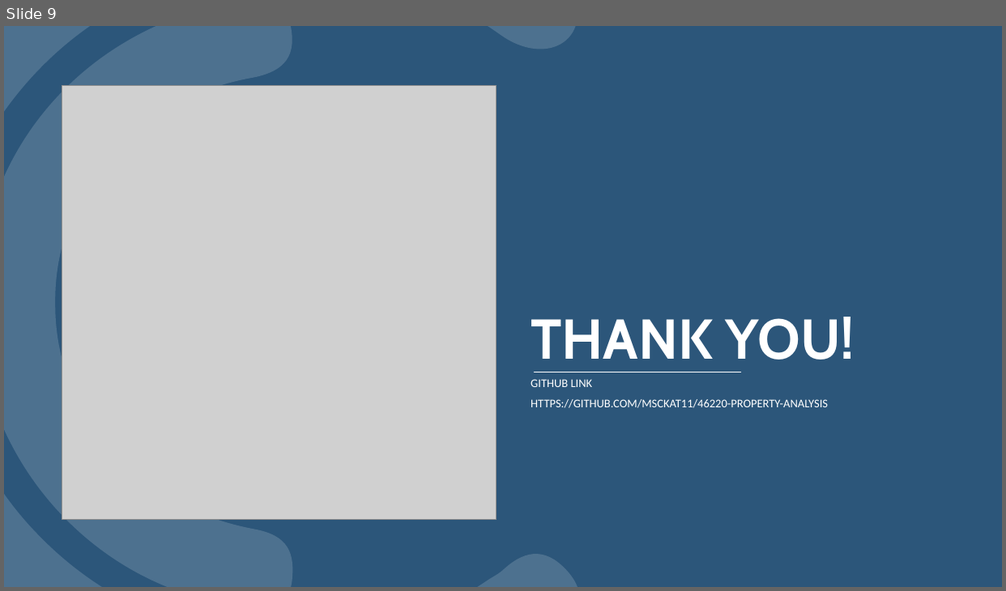
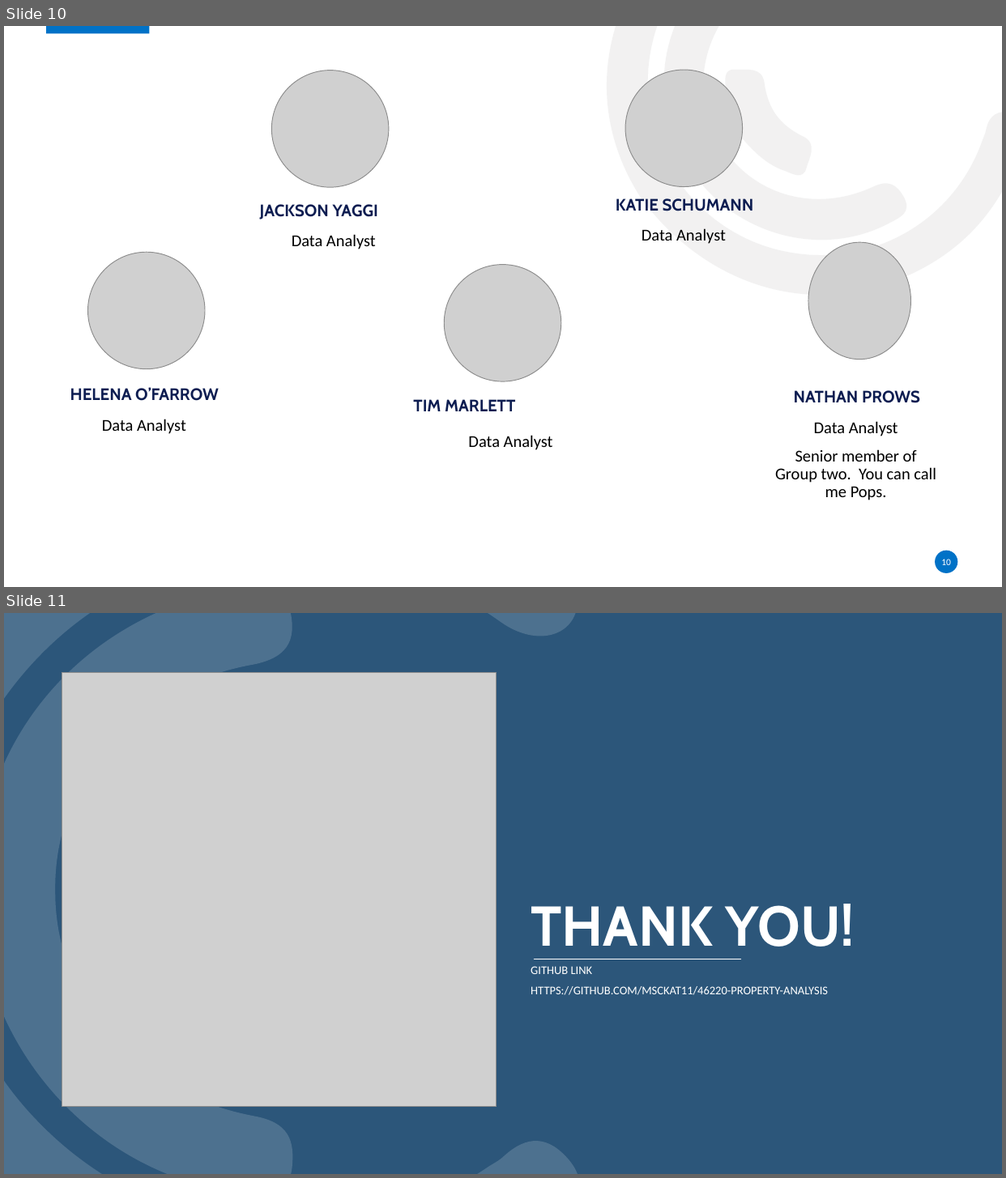
Before and after one commit to msckat11/46220-property-analysis, a slide deck: Broad ripple properties.pptx. Shown one above the other, each under a label of ours: slide 9 before the commit, slides 10 and 11 after it. The pictures are 1006x591 and 1006x1178 pixels, drawn with LibreOffice and Linux fonts; fonts in the diff are those of the drawing; grey boxes stand for pictures; background and template pictures are left out. Boxes give left, top, right and bottom in pixels: in the first picture for what was removed or moved away, otherwise in the second. Text is boxed around its words. In the diff, an @@ line names an element or a change of style, - is before the commit and + after.

```diff
--- a/Broad ripple properties.pptx
+++ b/Broad ripple properties.pptx
@@ slide 10 added at [4, 26, 1002, 587], background #FFFFFF @@
@@ rectangle added at [46, 26, 149, 33], fill #0072C7 @@
@@ freeform shape added at [516, 26, 1002, 388], fill #E7E6E6 at 53% opacity @@
@@ freeform shape added at [600, 26, 916, 303], fill #E7E6E6 at 53% opacity @@
@@ freeform shape added at [703, 49, 830, 194], fill #E7E6E6 at 53% opacity @@
@@ picture added at [272, 71, 389, 187] @@
@@ picture added at [625, 70, 742, 186] @@
@@ text added at [260, 204, 378, 220], 16 pt, text #0D1D51, bold @@
+JACKSON YAGGI
@@ text added at [616, 199, 754, 211], 16 pt, text #0D1D51, bold @@
+KATIE SCHUMANN
@@ text added at [292, 234, 376, 250], 16 pt, text #000000 @@
+Data Analyst
@@ text added at [641, 228, 726, 244], 16 pt, text #000000 @@
+Data Analyst
@@ picture added at [808, 243, 911, 360] @@
@@ picture added at [88, 252, 205, 369] @@
@@ picture added at [444, 265, 561, 382] @@
@@ text added at [70, 387, 219, 401], 16 pt, text #0D1D51, bold @@
+HELENA O’FARROW
@@ text added at [413, 399, 515, 412], 16 pt, text #0D1D51, bold @@
+TIM MARLETT
@@ text added at [794, 390, 920, 403], 16 pt, text #0D1D51, bold @@
+NATHAN PROWS
@@ text added at [102, 419, 186, 434], 16 pt, text #000000 @@
+Data Analyst
@@ text added at [468, 435, 553, 450], 16 pt, text #000000 @@
+Data Analyst
@@ text added at [775, 421, 936, 501], 16 pt, text #000000 @@
+Data Analyst
+Senior member of Group two. You can call me Pops.
@@ ellipse added at [936, 551, 958, 574], fill #0072C7 @@
@@ page number added at [941, 559, 951, 565], 9 pt, text #FFFFFF @@
+10
@@ what was slide 9 is now slide 11 @@
```
Also in this commit, not shown: 1 slide changed, 4 other slides added, 3 slides removed.
